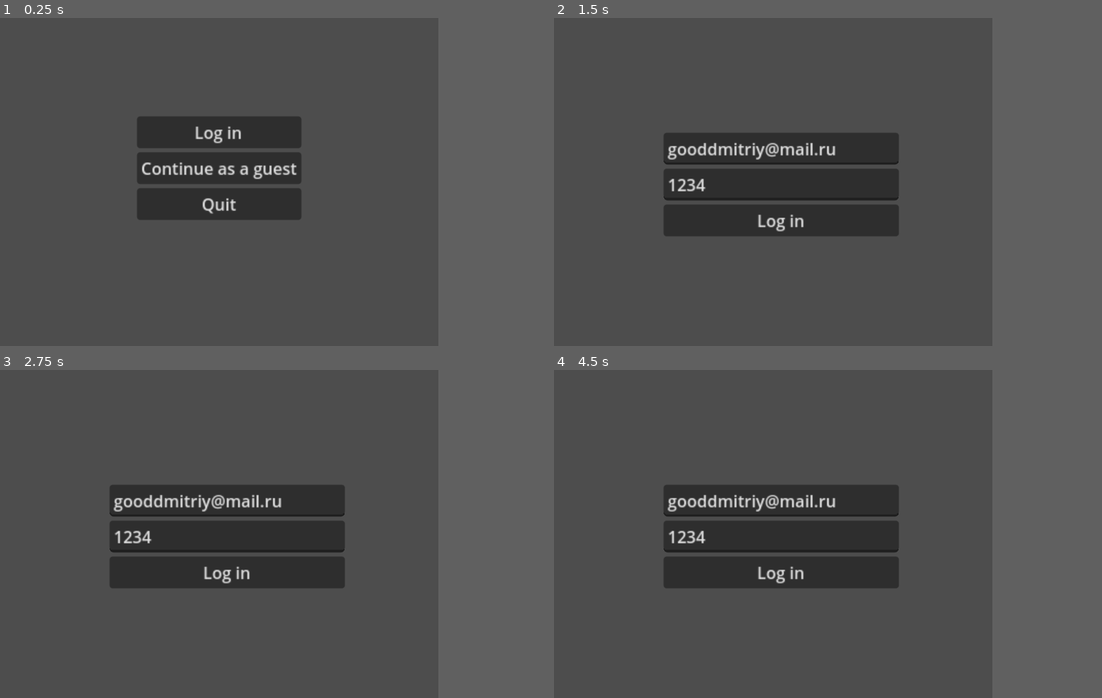
Above: before the commit, frames 1-4 (two rows, left to right).
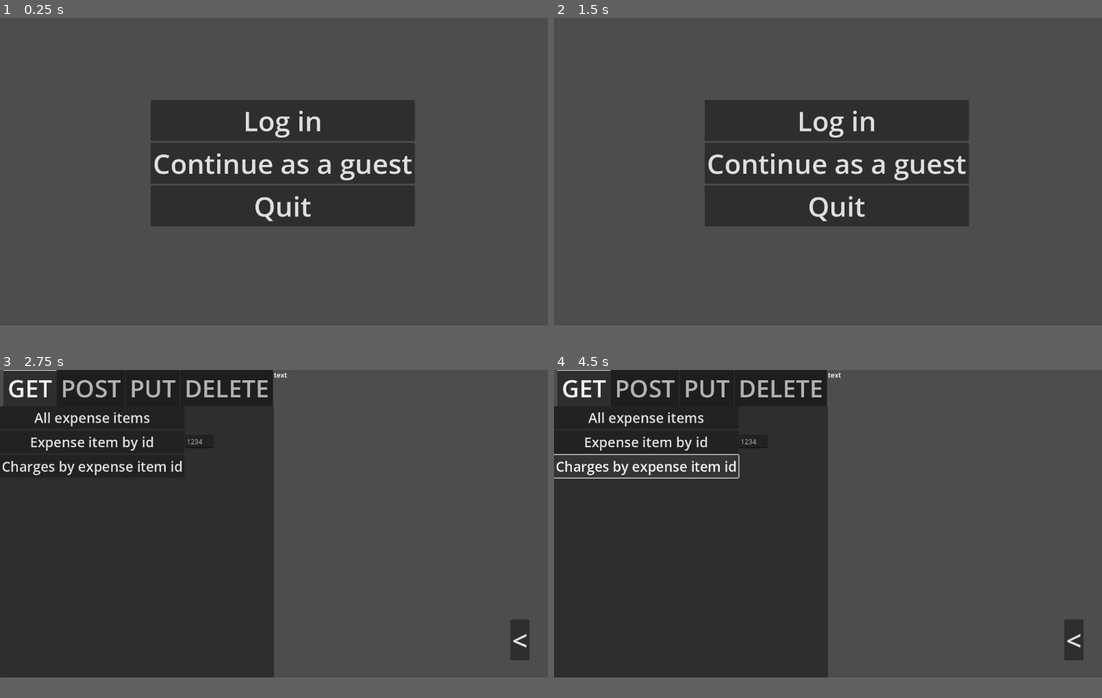
Above: after the commit, the same moments.

Repository: 0riginaln0/GuitarcollectorsClient
Game: Godot game, scene res://Scenes/StartWindow/StartWindow.tscn
Same seed, same stepped clock (60 frames per second), same inputs: the game is played once before the commit and once after it. Before the commit the project starts from res://Scenes/StartWindow/start_window.tscn.
Inputs (mouse positions are in pixels of both pictures, inside the frame that each line leads up to):
- Up to frame 1 (0.25 s): no input
- Up to frame 2 (1.5 s): click "Log in" at 0.5 s; click (723, 254) at 1.25 s, where only the run after the commit has a clickable "<"
- Up to frame 3 (2.75 s): click (224, 524) at 2 s, where only the run after the commit has a clickable "Continue as a guest"
- Up to frame 4 (4.5 s): click (625, 419) at 2.75 s, where only the run after the commit has a clickable "All expense items"; click (625, 445) at 3.5 s, where only the run after the commit has a clickable "Expense item by id"; click (625, 471) at 4.25 s, where only the run after the commit has a clickable "Charges by expense item id"
In our replay, the window is 640x480 before the commit and 800x450 after it. These sizes can differ from the game's own. Grey fills any space a smaller window leaves; there, only what the larger window draws over its background counts as a difference.

The runs differ from the first frame. In frame 1, 12% of the frame differs, in the area x 25-76%, y 25-64%; in frame 2, 14%; in frame 3, 43%, in the area x 0-97%, y 0-94%; in frame 4, 41%.

Commit message:
Request sending done

Diff:
--- a/Scenes/AuthenticationWindow/authentication_window.gd
+++ b/Scenes/AuthenticationWindow/AuthenticationWindow.gd
@@ -27,5 +27,9 @@
 	# Кладём полученный токен в память
 	Jwt.set_token(str(parsed_data.token))
 	print(str(parsed_data.token))
-	# Переходим на сцену выбора категорий (Склад, Продажи, Расходы, Статьи расходов)
-	get_tree().change_scene_to_file("res://Scenes/CategoriesWindow/categories_window.tscn")
+	# Переходим на сцену отправки запросов (Склад, Продажи, Расходы, Статьи расходов)
+	get_tree().change_scene_to_file("res://Scenes/RequestsWindow/RequestsWindow.tscn")
+
+
+func _on_back_button_up() -> void:
+	get_tree().change_scene_to_file("res://Scenes/StartWindow/StartWindow.tscn")
--- a/Scenes/AuthenticationWindow/authentication_window.tscn
+++ b/Scenes/AuthenticationWindow/AuthenticationWindow.tscn
@@ -1,8 +1,8 @@
-[gd_scene load_steps=4 format=3 uid="uid://bd7othrp8skit"]
+[gd_scene load_steps=4 format=3 uid="uid://cktcp0tn57fmv"]
 
-[ext_resource type="Theme" uid="uid://c4thhsansla1v" path="res://Scenes/AuthenticationWindow/custom_theme.tres" id="1_ljptm"]
-[ext_resource type="Script" path="res://Scenes/AuthenticationWindow/authentication_window.gd" id="1_ywr4g"]
-[ext_resource type="Script" path="res://Scenes/AuthenticationWindow/email.gd" id="2_gw306"]
+[ext_resource type="Script" path="res://Scenes/AuthenticationWindow/AuthenticationWindow.gd" id="1_vr4io"]
+[ext_resource type="Theme" uid="uid://c4thhsansla1v" path="res://Scenes/AuthenticationWindow/custom_theme.tres" id="2_4hyj4"]
+[ext_resource type="Script" path="res://Scenes/AuthenticationWindow/EmailFocus.gd" id="3_sqle3"]
 
 [node name="AuthenticationWindow" type="Control"]
 layout_mode = 3
@@ -11,7 +11,7 @@
 anchor_bottom = 1.0
 grow_horizontal = 2
 grow_vertical = 2
-script = ExtResource("1_ywr4g")
+script = ExtResource("1_vr4io")
 
 [node name="MarginContainer" type="MarginContainer" parent="."]
 layout_mode = 2
@@ -19,30 +19,38 @@
 offset_top = 168.0
 offset_right = 389.0
 offset_bottom = 285.0
-scale = Vector2(1.5, 1.5)
 
 [node name="VBoxContainer" type="VBoxContainer" parent="MarginContainer"]
 layout_mode = 2
 
 [node name="email" type="LineEdit" parent="MarginContainer/VBoxContainer"]
 layout_mode = 2
-theme = ExtResource("1_ljptm")
+theme = ExtResource("2_4hyj4")
+theme_override_font_sizes/font_size = 64
 text = "gooddmitriy@mail.ru"
 expand_to_text_length = true
 caret_blink = true
-script = ExtResource("2_gw306")
+script = ExtResource("3_sqle3")
 
 [node name="password" type="LineEdit" parent="MarginContainer/VBoxContainer"]
 layout_mode = 2
-theme = ExtResource("1_ljptm")
+theme = ExtResource("2_4hyj4")
+theme_override_font_sizes/font_size = 64
 text = "1234"
 caret_blink = true
 
 [node name="Log in" type="Button" parent="MarginContainer/VBoxContainer"]
 layout_mode = 2
+theme_override_font_sizes/font_size = 64
 text = "Log in"
+
+[node name="Back" type="Button" parent="MarginContainer/VBoxContainer"]
+layout_mode = 2
+theme_override_font_sizes/font_size = 64
+text = "<"
 
 [node name="HTTPRequest" type="HTTPRequest" parent="."]
 
 [connection signal="button_up" from="MarginContainer/VBoxContainer/Log in" to="." method="_on_log_in_button_up"]
+[connection signal="button_up" from="MarginContainer/VBoxContainer/Back" to="." method="_on_back_button_up"]
 [connection signal="request_completed" from="HTTPRequest" to="." method="_on_http_request_request_completed"]
--- a/Scenes/CategoriesWindow/ChargesWindow/ChargesWindow.tscn
+++ /dev/null
@@ -1,9 +0,0 @@
-[gd_scene format=3 uid="uid://vjif3ts2tkhc"]
-
-[node name="ChargesWindow" type="Control"]
-layout_mode = 3
-anchors_preset = 15
-anchor_right = 1.0
-anchor_bottom = 1.0
-grow_horizontal = 2
-grow_vertical = 2
--- a/Scenes/CategoriesWindow/ExpenseItemsWindow/ExpenseItemsWindow.tscn
+++ /dev/null
@@ -1,9 +0,0 @@
-[gd_scene format=3 uid="uid://bvnih43pcgrdk"]
-
-[node name="ExpenseItemsWindow" type="Control"]
-layout_mode = 3
-anchors_preset = 15
-anchor_right = 1.0
-anchor_bottom = 1.0
-grow_horizontal = 2
-grow_vertical = 2
--- a/Scenes/CategoriesWindow/SalesWindow/SalesWindow.tscn
+++ /dev/null
@@ -1,9 +0,0 @@
-[gd_scene format=3 uid="uid://b5sg0iec401no"]
-
-[node name="SalesWindow" type="Control"]
-layout_mode = 3
-anchors_preset = 15
-anchor_right = 1.0
-anchor_bottom = 1.0
-grow_horizontal = 2
-grow_vertical = 2
--- a/Scenes/CategoriesWindow/WarehouseWindow/WarehouseWindow.tscn
+++ /dev/null
@@ -1,9 +0,0 @@
-[gd_scene format=3 uid="uid://d08054h5k1emt"]
-
-[node name="WarehouseWindow" type="Control"]
-layout_mode = 3
-anchors_preset = 15
-anchor_right = 1.0
-anchor_bottom = 1.0
-grow_horizontal = 2
-grow_vertical = 2
--- a/Scenes/CategoriesWindow/categories_window.gd
+++ /dev/null
@@ -1,13 +0,0 @@
-extends Control
-
-func _on_warehouse_button_up() -> void:
-	get_tree().change_scene_to_file("res://Scenes/CategoriesWindow/WarehouseWindow/WarehouseWindow.tscn")
-
-func _on_sales_button_up() -> void:
-	get_tree().change_scene_to_file("res://Scenes/CategoriesWindow/SalesWindow/SalesWindow.tscn")
-
-func _on_charges_button_up() -> void:
-	get_tree().change_scene_to_file("res://Scenes/CategoriesWindow/ChargesWindow/ChargesWindow.tscn")
-
-func _on_expense_items_button_up() -> void:
-	get_tree().change_scene_to_file("res://Scenes/CategoriesWindow/ExpenseItemsWindow/ExpenseItemsWindow.tscn")
--- a/Scenes/CategoriesWindow/categories_window.tscn
+++ /dev/null
@@ -1,44 +0,0 @@
-[gd_scene load_steps=2 format=3 uid="uid://c1t7ijwj3fbh"]
-
-[ext_resource type="Script" path="res://Scenes/CategoriesWindow/categories_window.gd" id="1_8r8gd"]
-
-[node name="CategoriesWindow" type="Control"]
-layout_mode = 3
-anchors_preset = 15
-anchor_right = 1.0
-anchor_bottom = 1.0
-grow_horizontal = 2
-grow_vertical = 2
-script = ExtResource("1_8r8gd")
-
-[node name="MarginContainer" type="MarginContainer" parent="."]
-layout_mode = 0
-offset_left = 216.0
-offset_top = 88.0
-offset_right = 336.0
-offset_bottom = 224.0
-scale = Vector2(2, 2)
-
-[node name="VBoxContainer" type="VBoxContainer" parent="MarginContainer"]
-layout_mode = 2
-
-[node name="Warehouse" type="Button" parent="MarginContainer/VBoxContainer"]
-layout_mode = 2
-text = "Warehouse"
-
-[node name="Sales" type="Button" parent="MarginContainer/VBoxContainer"]
-layout_mode = 2
-text = "Sales"
-
-[node name="Charges" type="Button" parent="MarginContainer/VBoxContainer"]
-layout_mode = 2
-text = "Charges"
-
-[node name="ExpenseItems" type="Button" parent="MarginContainer/VBoxContainer"]
-layout_mode = 2
-text = "Expense items"
-
-[connection signal="button_up" from="MarginContainer/VBoxContainer/Warehouse" to="." method="_on_warehouse_button_up"]
-[connection signal="button_up" from="MarginContainer/VBoxContainer/Sales" to="." method="_on_sales_button_up"]
-[connection signal="button_up" from="MarginContainer/VBoxContainer/Charges" to="." method="_on_charges_button_up"]
-[connection signal="button_up" from="MarginContainer/VBoxContainer/ExpenseItems" to="." method="_on_expense_items_button_up"]
--- /dev/null
+++ b/Scenes/RequestsWindow/RequestPerformer.gd
@@ -0,0 +1,18 @@
+extends Node
+
+signal response_ready
+
+func get_request(url: String):
+	$HTTPRequest.request(url)
+
+func _on_http_request_request_completed(result: int, response_code: int, headers: PackedStringArray, body: PackedByteArray) -> void:
+	if response_code != 200:
+		print("Вы что-то не так ввели, попробуйте ещё раз")
+		return
+	# Достаём body в виде json
+	var json = body.get_string_from_utf8()
+	# Парсим его в dictionary
+	var parsed_data = JSON.parse_string(json)
+	print(parsed_data)
+	Response.set_response(str(parsed_data))
+	emit_signal("response_ready")
--- /dev/null
+++ b/Scenes/RequestsWindow/RequestPerformer.tscn
@@ -0,0 +1,10 @@
+[gd_scene load_steps=2 format=3 uid="uid://dbt8fjrt4x517"]
+
+[ext_resource type="Script" path="res://Scenes/RequestsWindow/RequestPerformer.gd" id="1_85w8o"]
+
+[node name="Request" type="Node"]
+script = ExtResource("1_85w8o")
+
+[node name="HTTPRequest" type="HTTPRequest" parent="."]
+
+[connection signal="request_completed" from="HTTPRequest" to="." method="_on_http_request_request_completed"]
--- /dev/null
+++ b/Scenes/RequestsWindow/RequestsWindow.gd
@@ -0,0 +1,48 @@
+extends Control
+
+
+# Called when the node enters the scene tree for the first time.
+func _ready() -> void:
+	pass
+
+
+func _on_all_expense_items_button_up() -> void:
+	var url = ("http://localhost:8080/api/expense-items/")
+	$RequestPerformer.get_request(url)
+	print("in expense item")
+	#$RichTextLabel.text = GetRequest.response
+
+func _on_expense_item_by_id_button_up() -> void:
+	pass # Replace with function body.
+
+
+func _on_back_button_up() -> void:
+	get_tree().change_scene_to_file("res://Scenes/StartWindow/StartWindow.tscn")
+
+
+func _on_request_performer_response_ready() -> void:
+	$RichTextLabel.text = format_json(Response.get_response())
+
+func format_json(json_string: String) -> String:
+	var formatted_string: String = ""
+	var indent_level: int = 0
+	var in_quotes: bool = false
+
+	for i in range(json_string.length()):
+		var char: String = json_string.substr(i, 1)
+		if char == '"' and json_string.substr(i - 1, 1) != '\\':
+			in_quotes = not in_quotes
+		if not in_quotes:
+			if char == '{' or char == "[":
+				formatted_string += char + '\n' + '\t'.repeat(indent_level + 1)
+				indent_level += 1
+			elif char == '}' or char ==']':
+				indent_level -= 1
+				formatted_string += '\n' + '\t'.repeat(indent_level) + char
+			elif char == ',':
+				formatted_string += ',' + '\n' + '\t'.repeat(indent_level)
+			else:
+				formatted_string += char
+		else :
+			formatted_string += char
+	return formatted_string
--- /dev/null
+++ b/Scenes/RequestsWindow/RequestsWindow.tscn
@@ -0,0 +1,95 @@
+[gd_scene load_steps=3 format=3 uid="uid://cylbtountoy17"]
+
+[ext_resource type="Script" path="res://Scenes/RequestsWindow/RequestsWindow.gd" id="1_58wvx"]
+[ext_resource type="Script" path="res://Scenes/RequestsWindow/RequestPerformer.gd" id="2_li4n5"]
+
+[node name="RequestsWindow" type="Control"]
+layout_mode = 3
+anchors_preset = 15
+anchor_right = 1.0
+anchor_bottom = 1.0
+grow_horizontal = 2
+grow_vertical = 2
+script = ExtResource("1_58wvx")
+
+[node name="TabContainer" type="TabContainer" parent="."]
+layout_mode = 0
+offset_right = 640.0
+offset_bottom = 720.0
+theme_override_font_sizes/font_size = 56
+
+[node name="GET" type="TabBar" parent="TabContainer"]
+layout_mode = 2
+
+[node name="ScrollContainer" type="ScrollContainer" parent="TabContainer/GET"]
+layout_mode = 0
+offset_right = 640.0
+offset_bottom = 635.0
+
+[node name="VBoxContainer" type="VBoxContainer" parent="TabContainer/GET/ScrollContainer"]
+layout_mode = 2
+
+[node name="All expense items" type="Button" parent="TabContainer/GET/ScrollContainer/VBoxContainer"]
+layout_mode = 2
+theme_override_font_sizes/font_size = 32
+text = "All expense items"
+
+[node name="Expense item by id" type="Button" parent="TabContainer/GET/ScrollContainer/VBoxContainer"]
+layout_mode = 2
+theme_override_font_sizes/font_size = 32
+text = "Expense item by id
+"
+
+[node name="LineEdit" type="LineEdit" parent="TabContainer/GET/ScrollContainer/VBoxContainer/Expense item by id"]
+layout_mode = 0
+offset_left = 432.0
+offset_top = 10.0
+offset_right = 499.063
+offset_bottom = 41.0
+placeholder_text = "1234"
+
+[node name="Charges by expense item id" type="Button" parent="TabContainer/GET/ScrollContainer/VBoxContainer"]
+layout_mode = 2
+theme_override_font_sizes/font_size = 32
+text = "Charges by expense item id"
+
+[node name="POST" type="TabBar" parent="TabContainer"]
+visible = false
+layout_mode = 2
+
+[node name="PUT" type="TabBar" parent="TabContainer"]
+visible = false
+layout_mode = 2
+
+[node name="DELETE" type="TabBar" parent="TabContainer"]
+visible = false
+layout_mode = 2
+
+[node name="RichTextLabel" type="RichTextLabel" parent="."]
+layout_mode = 0
+offset_left = 640.0
+offset_right = 1280.0
+offset_bottom = 720.0
+theme_override_font_sizes/normal_font_size = 16
+text = "text"
+scroll_following = true
+
+[node name="Back" type="Button" parent="."]
+layout_mode = 0
+offset_left = 1192.0
+offset_top = 584.0
+offset_right = 1237.0
+offset_bottom = 680.0
+theme_override_font_sizes/font_size = 64
+text = "<"
+
+[node name="RequestPerformer" type="Node" parent="."]
+script = ExtResource("2_li4n5")
+
+[node name="HTTPRequest" type="HTTPRequest" parent="RequestPerformer"]
+
+[connection signal="button_up" from="TabContainer/GET/ScrollContainer/VBoxContainer/All expense items" to="." method="_on_all_expense_items_button_up"]
+[connection signal="button_up" from="TabContainer/GET/ScrollContainer/VBoxContainer/Expense item by id" to="." method="_on_expense_item_by_id_button_up"]
+[connection signal="button_up" from="Back" to="." method="_on_back_button_up"]
+[connection signal="response_ready" from="RequestPerformer" to="." method="_on_request_performer_response_ready"]
+[connection signal="request_completed" from="RequestPerformer/HTTPRequest" to="RequestPerformer" method="_on_http_request_request_completed"]
--- a/Scenes/StartWindow/start_window.gd
+++ b/Scenes/StartWindow/StartWindow.gd
@@ -2,12 +2,12 @@
 
 func _on_logging_in_button_up() -> void:
 	# Переключаемся на сцену аутентификации
-	get_tree().change_scene_to_file("res://Scenes/AuthenticationWindow/authentication_window.tscn")
+	get_tree().change_scene_to_file("res://Scenes/AuthenticationWindow/AuthenticationWindow.tscn")
 
 
 func _on_continue_as_guest_button_up() -> void:
 	# Переходим на сцену выбора категорий (Склад, Продажи, Расходы, Статьи расходов)
-	get_tree().change_scene_to_file("res://Scenes/CategoriesWindow/categories_window.tscn")
+	get_tree().change_scene_to_file("res://Scenes/RequestsWindow/RequestsWindow.tscn")
 
 
 func _on_quit_button_up() -> void:
@@ -18,3 +18,4 @@
 # Класс от которого будут наследоваться http методы.
 # Понять как реализовать прокручивающийся список с элементами
 # Найти самый подходящий элемент для запроса
+# Добавить кнопку назад
--- a/Scenes/StartWindow/start_window.tscn
+++ b/Scenes/StartWindow/StartWindow.tscn
@@ -1,6 +1,6 @@
-[gd_scene load_steps=2 format=3 uid="uid://bsn7uavc5pyid"]
+[gd_scene load_steps=2 format=3 uid="uid://dshac3vihwpl1"]
 
-[ext_resource type="Script" path="res://Scenes/StartWindow/start_window.gd" id="1_6h5mm"]
+[ext_resource type="Script" path="res://Scenes/StartWindow/StartWindow.gd" id="1_on17j"]
 
 [node name="StartWindow" type="Control"]
 layout_mode = 3
@@ -9,29 +9,31 @@
 anchor_bottom = 1.0
 grow_horizontal = 2
 grow_vertical = 2
-script = ExtResource("1_6h5mm")
+script = ExtResource("1_on17j")
 
 [node name="MarginContainer" type="MarginContainer" parent="."]
 layout_mode = 0
-offset_left = 200.0
-offset_top = 144.0
-offset_right = 360.0
-offset_bottom = 245.0
-scale = Vector2(1.5, 1.5)
+offset_left = 352.0
+offset_top = 192.0
+offset_right = 969.0
+offset_bottom = 488.0
 
 [node name="VBoxContainer" type="VBoxContainer" parent="MarginContainer"]
 layout_mode = 2
 
 [node name="LoggingIn" type="Button" parent="MarginContainer/VBoxContainer"]
 layout_mode = 2
+theme_override_font_sizes/font_size = 64
 text = "Log in"
 
 [node name="ContinueAsGuest" type="Button" parent="MarginContainer/VBoxContainer"]
 layout_mode = 2
+theme_override_font_sizes/font_size = 64
 text = "Continue as a guest"
 
 [node name="Quit" type="Button" parent="MarginContainer/VBoxContainer"]
 layout_mode = 2
+theme_override_font_sizes/font_size = 64
 text = "Quit"
 
 [connection signal="button_up" from="MarginContainer/VBoxContainer/LoggingIn" to="." method="_on_logging_in_button_up"]
--- a/project.godot
+++ b/project.godot
@@ -11,15 +11,16 @@
 [application]
 
 config/name="GuitarcollectorsClient"
-run/main_scene="res://Scenes/StartWindow/start_window.tscn"
+run/main_scene="res://Scenes/StartWindow/StartWindow.tscn"
 config/features=PackedStringArray("4.0", "Forward Plus")
 config/icon="res://icon.svg"
 
 [autoload]
 
 Jwt="*res://src/JWT.gd"
+Response="*res://src/Response.gd"
 
 [display]
 
-window/size/viewport_width=640
-window/size/viewport_height=480
+window/size/viewport_width=1280
+window/size/viewport_height=720
--- /dev/null
+++ b/src/Response.gd
@@ -0,0 +1,12 @@
+extends Node
+
+# String field
+var response: String = ""
+
+# Function to set the response
+func set_response(response1: String) -> void:
+	response = response1
+
+# Function to get the response
+func get_response() -> String:
+	return response
Renamed: Scenes/AuthenticationWindow/email.gd -> Scenes/AuthenticationWindow/EmailFocus.gd
